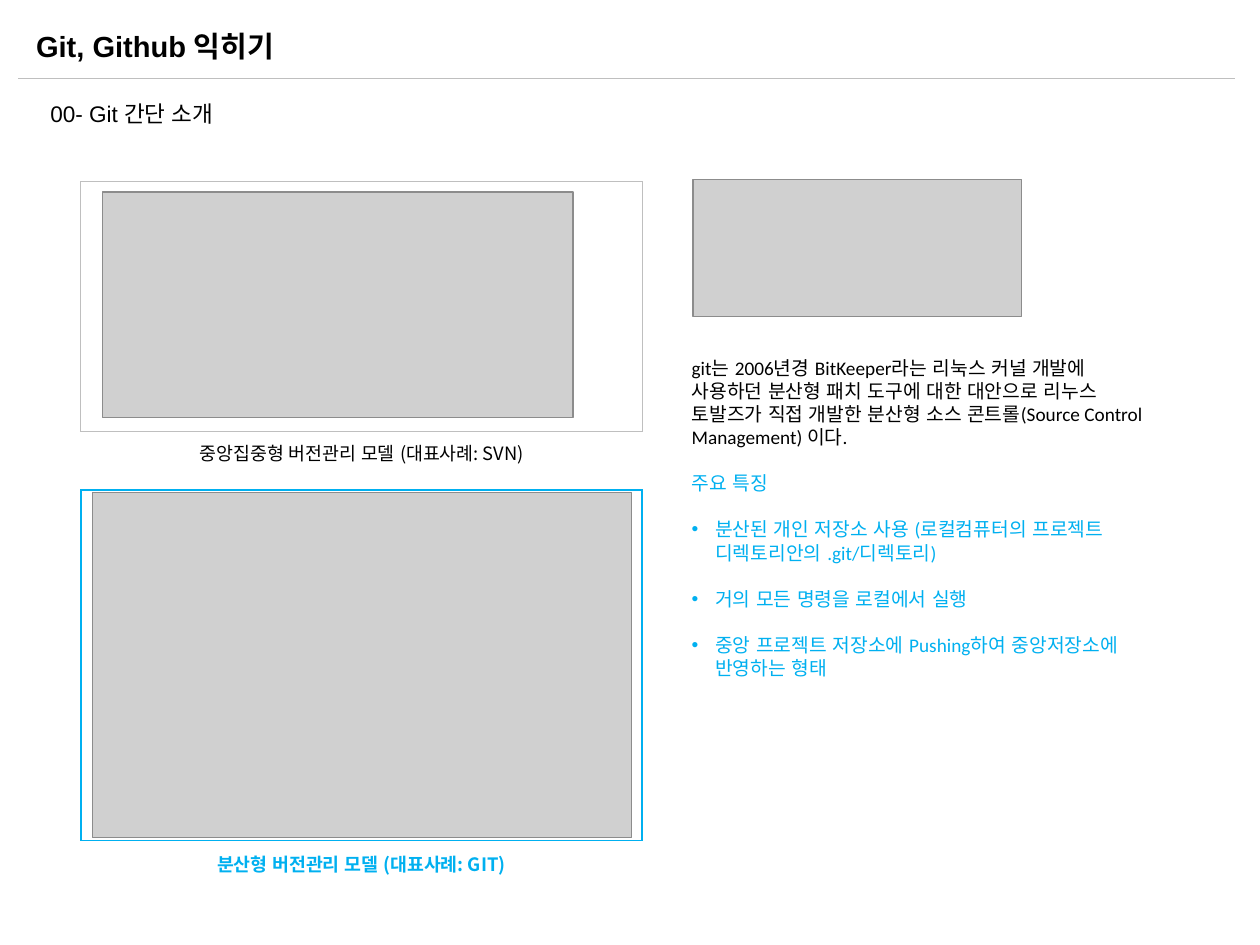
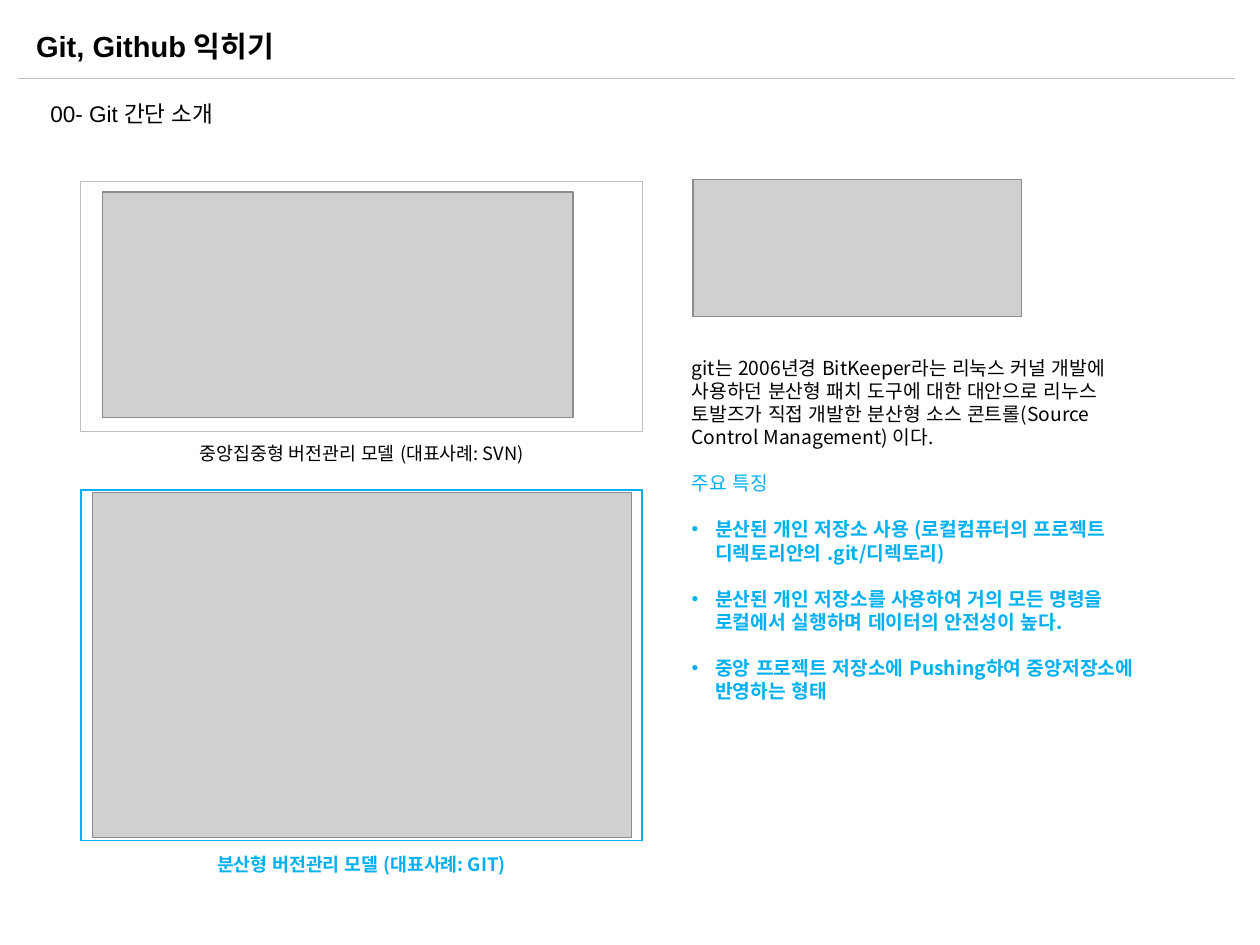
Before and after one commit to sabin21/NodeJS_Workflow_Study, a slide deck: slide 5 of CH00_Git_Github.pptx. Drawn at 1260x945 pixels with LibreOffice and Linux fonts; fonts in the diff are those of the drawing; grey boxes stand for pictures. Boxes give left, top, right and bottom in pixels: in the first picture for what was removed or moved away, otherwise in the second. Text is boxed around its words. In the diff, an @@ line names an element or a change of style, - is before the commit and + after.

```diff
--- a/CH00_Git_Github.pptx
+++ b/CH00_Git_Github.pptx
@@ text at [692,359,1134,700]: font Calibri to Noto Sans CJK KR in "git는 2006년경 BitKeeper라는 리눅스 커널 개발에 사용하던 ...", "주요 특징", "분산된 개인 저장소 사용 (로컬컴퓨터의 프로젝트 디렉토리안의 ...", "중앙 프로젝트 저장소에 Pushing하여 중앙저장소에 반영하는 형태"; bold on in "분산된 개인 저장소 사용 (로컬컴퓨터의 프로젝트 디렉토리안의 ...", "중앙 프로젝트 저장소에 Pushing하여 중앙저장소에 반영하는 형태" @@
@@ text at [715,590,1102,631]: text changed; font Calibri to Noto Sans CJK KR; bold on @@
-• 거의 모든 명령을 로컬에서 실행
+• 분산된 개인 저장소를 사용하여 거의 모든 명령을 로컬에서 실행하며 데이터의 안전성이 높다.
```
Also in this commit, not shown: 14 other slides changed, 6 slides added, 1 other file.
